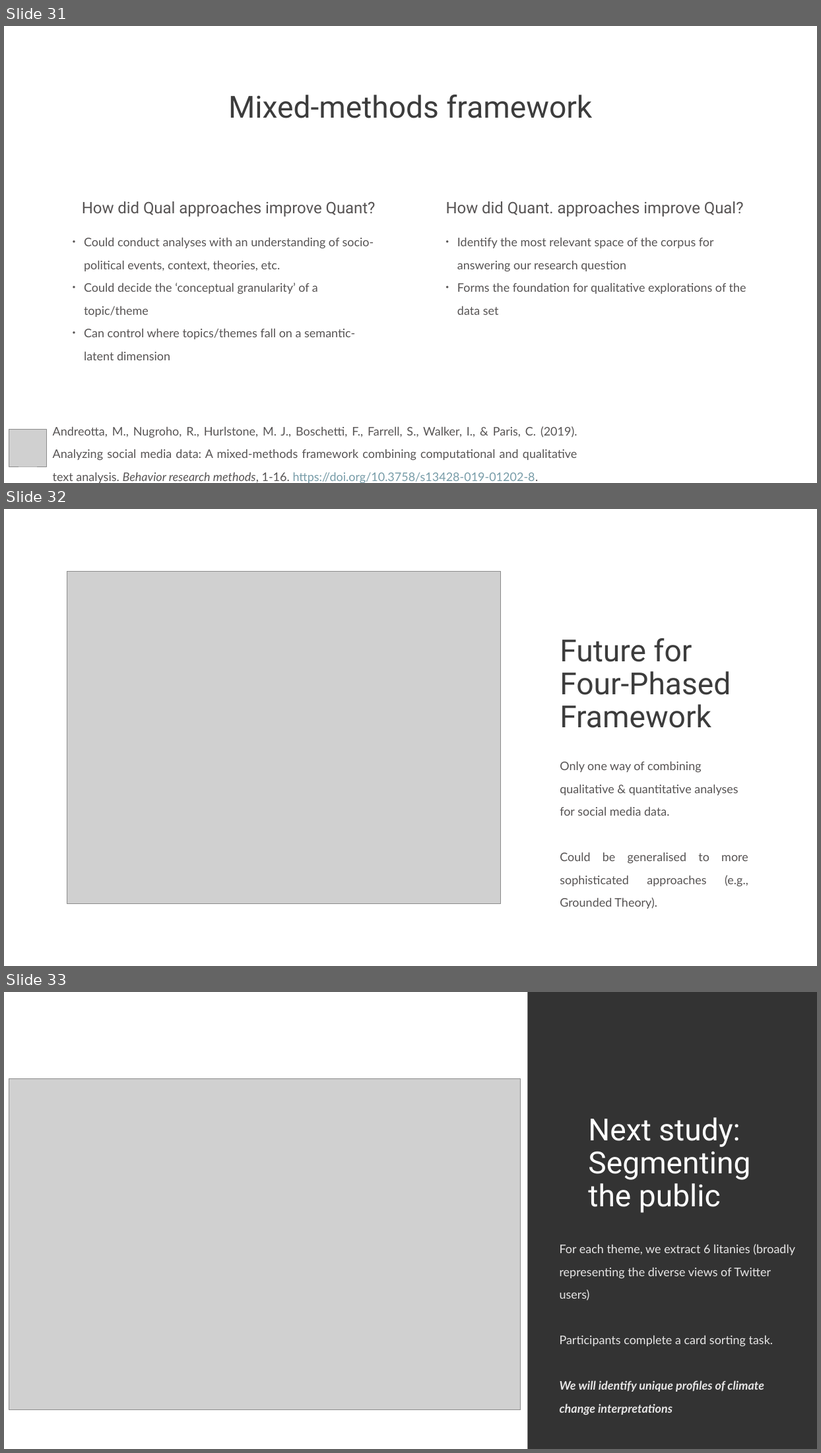
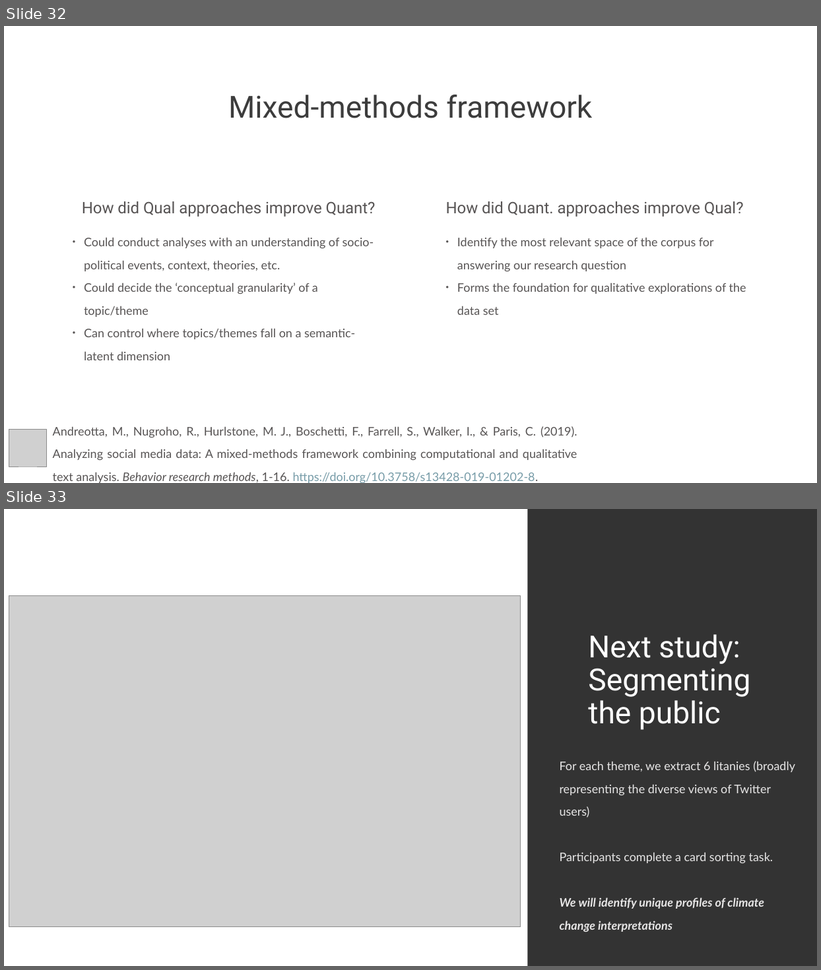
Before and after one commit to matt-lab/matt-lab.github.io, a slide deck: assets/presentations/data2019.pptx. Shown one above the other, each under a label of ours: slides 31, 32 and 33 before the commit, slides 32 and 33 after it. The pictures are 821x1453 and 821x970 pixels, drawn with LibreOffice and Linux fonts; fonts in the diff are those of the drawing; grey boxes stand for pictures. Boxes give left, top, right and bottom in pixels: in the first picture for what was removed or moved away, otherwise in the second. Text is boxed around its words. In the diff, an @@ line names an element or a change of style, - is before the commit and + after.

Commit message:
Added Data61 presentation

```diff
--- a/assets/presentations/data2019.pptx
+++ b/assets/presentations/data2019.pptx
@@ slide 32 removed at [4, 509, 817, 966], background #FFFFFF @@
@@ picture removed at [67, 571, 500, 904] @@
@@ title removed at [560, 638, 731, 728] @@
-Future for Four-Phased Framework
@@ text removed at [560, 761, 748, 909] @@
-Only one way of combining qualitative & quantitative analyses for social media data.
-Could be generalised to more sophisticated approaches (e.g., Grounded Theory).
@@ what was slide 31 is now slide 32 @@
```
Also in this commit, not shown: 20 slides changed, 1 slide added, 3 other files.
